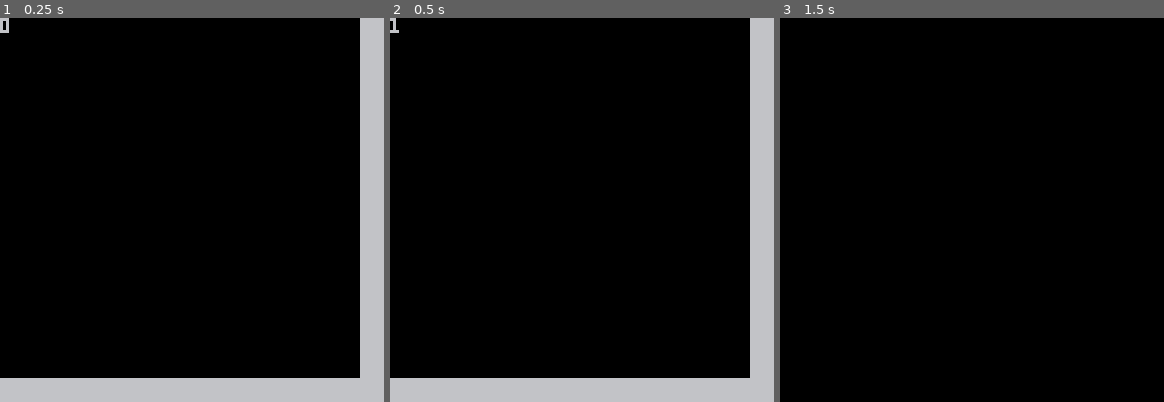
Above: before the commit, frames 1-3 (left to right).
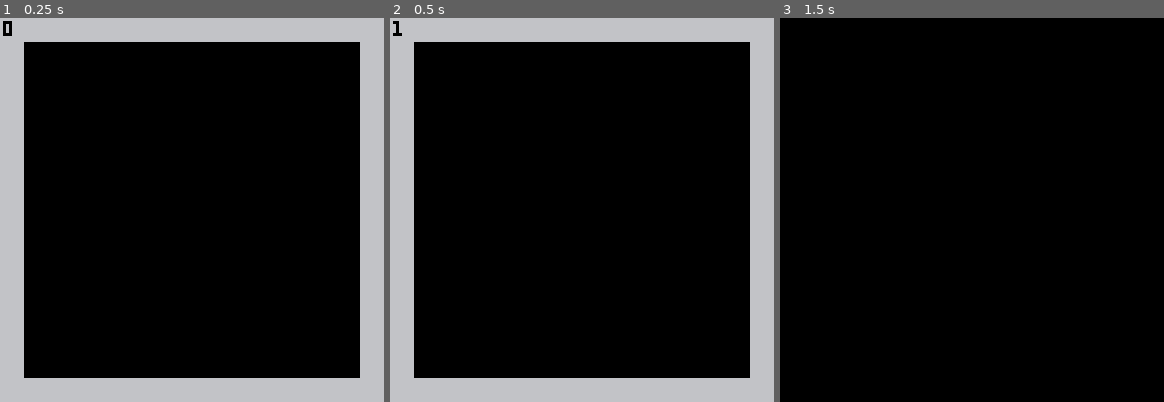
Above: after the commit, the same moments.

Repository: alxgnon/pico-8
Game: PICO-8 cartridge nack.p8
The game is run twice, just before and just after one commit, with the same random seed, the same clock (stepped at 60 frames per second) and the same inputs.
Inputs:
- Up to frame 1 (0.25 s): no input
- Up to frame 2 (0.5 s): tap O (Z key) at 0.33 s
- Up to frame 3 (1.5 s): tap O (Z key) at 0.7, 1.43 s; tap X (X key) at 1.07 s

The runs differ from the first frame. In frame 1, 11% of the frame differs, in the area x 0-94%, y 0-94%; in frame 2, 11%; in frame 3, nothing differs.

Commit message:
nack: thick grid

Diff:
--- a/nack.p8
+++ b/nack.p8
@@ -10,15 +10,15 @@
 	for x = 0,16 do
 		for y = 0,16 do
 			local f = mget(rx+x, ry+y)
-				if fget(f, 0) then
-					add(a.bads, {
-						f = f,
-						x = x*8,
-						y = y*8
-					})
-				end
+			if fget(f, 0) then
+				add(a.bads, {
+					f = f,
+					x = x*8,
+					y = y*8
+				})
 			end
 		end
+	end
 end
 
 function room.move()
@@ -51,8 +51,8 @@
 
 function select.draw(a)
 	local x, y = a:coords()
-	print(a.n)
 	map(x, y, 0, 0, 16, 16)
+	print(a.n, 1, 1, 0)
 end
 
 -- callbacks ==================
@@ -202,35 +202,35 @@
 0000010100000000000000000000000000000000000000000000000000000000000000000000000000000000000000000000000000000000000000000000000000000000000000000000000000000000000000000000000000000000000000000000000000000000000000000000000000000000000000000000000000000000
 0000000000000000000000000000000000000000000000000000000000000000000000000000000000000000000000000000000000000000000000000000000000000000000000000000000000000000000000000000000000000000000000000000000000000000000000000000000000000000000000000000000000000000
 __map__
-0000000000000000000000000000000100000000000000000000000000000001000000000000000000000000000000010000000000000000000000000000000100000000000000000000000000000001000000000000000000000000000000010000000000000000000000000000000100000000000000000000000000000001
-0000000000000000000000000000000100000000000000000000000000000001000000000000000000000000000000010000000000000000000000000000000100000000000000000000000000000001000000000000000000000000000000010000000000000000000000000000000100000000000000000000000000000001
-0000000000000000000000000000000100000000000000000000000000000001000000000000000000000000000000010000000000000000000000000000000100000000000000000000000000000001000000000000000000000000000000010000000000000000000000000000000100000000000000000000000000000001
-0000000000000000000000000000000100000000000000000000000000000001000000000000000000000000000000010000000000000000000000000000000100000000000000000000000000000001000000000000000000000000000000010000000000000000000000000000000100000000000000000000000000000001
-0000000000000000000000000000000100000000000000000000000000000001000000000000000000000000000000010000000000000000000000000000000100000000000000000000000000000001000000000000000000000000000000010000000000000000000000000000000100000000000000000000000000000001
-0000000000000000000000000000000100000000000000000000000000000001000000000000000000000000000000010000000000000000000000000000000100000000000000000000000000000001000000000000000000000000000000010000000000000000000000000000000100000000000000000000000000000001
-0000000000000000000000000000000100000000000000000000000000000001000000000000000000000000000000010000000000000000000000000000000100000000000000000000000000000001000000000000000000000000000000010000000000000000000000000000000100000000000000000000000000000001
-0000000000000000000000000000000100000000000000000000000000000001000000000000000000000000000000010000000000000000000000000000000100000000000000000000000000000001000000000000000000000000000000010000000000000000000000000000000100000000000000000000000000000001
-0000000000000000000000000000000100000000000000000000000000000001000000000000000000000000000000010000000000000000000000000000000100000000000000000000000000000001000000000000000000000000000000010000000000000000000000000000000100000000000000000000000000000001
-0000000000000000000000000000000100000000000000000000000000000001000000000000000000000000000000010000000000000000000000000000000100000000000000000000000000000001000000000000000000000000000000010000000000000000000000000000000100000000000000000000000000000001
-0000000000000000000000000000000100000000000000000000000000000001000000000000000000000000000000010000000000000000000000000000000100000000000000000000000000000001000000000000000000000000000000010000000000000000000000000000000100000000000000000000000000000001
-0000000000000000000000000000000100000000000000000000000000000001000000000000000000000000000000010000000000000000000000000000000100000000000000000000000000000001000000000000000000000000000000010000000000000000000000000000000100000000000000000000000000000001
-0000000000000000000000000000000100000000000000000000000000000001000000000000000000000000000000010000000000000000000000000000000100000000000000000000000000000001000000000000000000000000000000010000000000000000000000000000000100000000000000000000000000000001
-0000000000000000000000000000000100000000000000000000000000000001000000000000000000000000000000010000000000000000000000000000000100000000000000000000000000000001000000000000000000000000000000010000000000000000000000000000000100000000000000000000000000000001
-0000000000000000000000000000000100000000000000000000000000000001000000000000000000000000000000010000000000000000000000000000000100000000000000000000000000000001000000000000000000000000000000010000000000000000000000000000000100000000000000000000000000000001
-0101010101010101010101010101010101010101010101010101010101010101010101010101010101010101010101010101010101010101010101010101010101010101010101010101010101010101010101010101010101010101010101010101010101010101010101010101010101010101010101010101010101010101
-0000000000000000000000000000000100000000000000000000000000000001000000000000000000000000000000010000000000000000000000000000000100000000000000000000000000000001000000000000000000000000000000010000000000000000000000000000000100000000000000000000000000000001
-0000000000000000000000000000000100000000000000000000000000000001000000000000000000000000000000010000000000000000000000000000000100000000000000000000000000000001000000000000000000000000000000010000000000000000000000000000000100000000000000000000000000000001
-0000000000000000000000000000000100000000000000000000000000000001000000000000000000000000000000010000000000000000000000000000000100000000000000000000000000000001000000000000000000000000000000010000000000000000000000000000000100000000000000000000000000000001
-0000000000000000000000000000000100000000000000000000000000000001000000000000000000000000000000010000000000000000000000000000000100000000000000000000000000000001000000000000000000000000000000010000000000000000000000000000000100000000000000000000000000000001
-0000000000000000000000000000000100000000000000000000000000000001000000000000000000000000000000010000000000000000000000000000000100000000000000000000000000000001000000000000000000000000000000010000000000000000000000000000000100000000000000000000000000000001
-0000000000000000000000000000000100000000000000000000000000000001000000000000000000000000000000010000000000000000000000000000000100000000000000000000000000000001000000000000000000000000000000010000000000000000000000000000000100000000000000000000000000000001
-0000000000000000000000000000000100000000000000000000000000000001000000000000000000000000000000010000000000000000000000000000000100000000000000000000000000000001000000000000000000000000000000010000000000000000000000000000000100000000000000000000000000000001
-0000000000000000000000000000000100000000000000000000000000000001000000000000000000000000000000010000000000000000000000000000000100000000000000000000000000000001000000000000000000000000000000010000000000000000000000000000000100000000000000000000000000000001
-0000000000000000000000000000000100000000000000000000000000000001000000000000000000000000000000010000000000000000000000000000000100000000000000000000000000000001000000000000000000000000000000010000000000000000000000000000000100000000000000000000000000000001
-0000000000000000000000000000000100000000000000000000000000000001000000000000000000000000000000010000000000000000000000000000000100000000000000000000000000000001000000000000000000000000000000010000000000000000000000000000000100000000000000000000000000000001
-0000000000000000000000000000000100000000000000000000000000000001000000000000000000000000000000010000000000000000000000000000000100000000000000000000000000000001000000000000000000000000000000010000000000000000000000000000000100000000000000000000000000000001
-0000000000000000000000000000000100000000000000000000000000000001000000000000000000000000000000010000000000000000000000000000000100000000000000000000000000000001000000000000000000000000000000010000000000000000000000000000000100000000000000000000000000000001
-0000000000000000000000000000000100000000000000000000000000000001000000000000000000000000000000010000000000000000000000000000000100000000000000000000000000000001000000000000000000000000000000010000000000000000000000000000000100000000000000000000000000000001
-0000000000000000000000000000000100000000000000000000000000000001000000000000000000000000000000010000000000000000000000000000000100000000000000000000000000000001000000000000000000000000000000010000000000000000000000000000000100000000000000000000000000000001
-0000000000000000000000000000000100000000000000000000000000000001000000000000000000000000000000010000000000000000000000000000000100000000000000000000000000000001000000000000000000000000000000010000000000000000000000000000000100000000000000000000000000000001
-0101010101010101010101010101010101010101010101010101010101010101010101010101010101010101010101010101010101010101010101010101010101010101010101010101010101010101010101010101010101010101010101010101010101010101010101010101010101010101010101010101010101010101
+0101010101010101010101010101010101010101010101010101010101010101010101010101010101010101010101010101010101010101010101010101010101010101010101010101010101010101010101010101010101010101010101010101010101010101010101010101010101010101010101010101010101010101
+0100000000000000000000000000000101000000000000000000000000000001010000000000000000000000000000010100000000000000000000000000000101000000000000000000000000000001010000000000000000000000000000010100000000000000000000000000000101000000000000000000000000000001
+0100000000000000000000000000000101000000000000000000000000000001010000000000000000000000000000010100000000000000000000000000000101000000000000000000000000000001010000000000000000000000000000010100000000000000000000000000000101000000000000000000000000000001
+0100000000000000000000000000000101000000000000000000000000000001010000000000000000000000000000010100000000000000000000000000000101000000000000000000000000000001010000000000000000000000000000010100000000000000000000000000000101000000000000000000000000000001
+0100000000000000000000000000000101000000000000000000000000000001010000000000000000000000000000010100000000000000000000000000000101000000000000000000000000000001010000000000000000000000000000010100000000000000000000000000000101000000000000000000000000000001
+0100000000000000000000000000000101000000000000000000000000000001010000000000000000000000000000010100000000000000000000000000000101000000000000000000000000000001010000000000000000000000000000010100000000000000000000000000000101000000000000000000000000000001
+0100000000000000000000000000000101000000000000000000000000000001010000000000000000000000000000010100000000000000000000000000000101000000000000000000000000000001010000000000000000000000000000010100000000000000000000000000000101000000000000000000000000000001
+0100000000000000000000000000000101000000000000000000000000000001010000000000000000000000000000010100000000000000000000000000000101000000000000000000000000000001010000000000000000000000000000010100000000000000000000000000000101000000000000000000000000000001
+0100000000000000000000000000000101000000000000000000000000000001010000000000000000000000000000010100000000000000000000000000000101000000000000000000000000000001010000000000000000000000000000010100000000000000000000000000000101000000000000000000000000000001
+0100000000000000000000000000000101000000000000000000000000000001010000000000000000000000000000010100000000000000000000000000000101000000000000000000000000000001010000000000000000000000000000010100000000000000000000000000000101000000000000000000000000000001
+0100000000000000000000000000000101000000000000000000000000000001010000000000000000000000000000010100000000000000000000000000000101000000000000000000000000000001010000000000000000000000000000010100000000000000000000000000000101000000000000000000000000000001
+0100000000000000000000000000000101000000000000000000000000000001010000000000000000000000000000010100000000000000000000000000000101000000000000000000000000000001010000000000000000000000000000010100000000000000000000000000000101000000000000000000000000000001
+0100000000000000000000000000000101000000000000000000000000000001010000000000000000000000000000010100000000000000000000000000000101000000000000000000000000000001010000000000000000000000000000010100000000000000000000000000000101000000000000000000000000000001
+0100000000000000000000000000000101000000000000000000000000000001010000000000000000000000000000010100000000000000000000000000000101000000000000000000000000000001010000000000000000000000000000010100000000000000000000000000000101000000000000000000000000000001
+0100000000000000000000000000000101000000000000000000000000000001010000000000000000000000000000010100000000000000000000000000000101000000000000000000000000000001010000000000000000000000000000010100000000000000000000000000000101000000000000000000000000000001
+0101010101010101010101010101010101010101010101010101010101010101010101010101010101010101010101010101010101010101010101010101010101010101010101010101010101010101010101010101010101010101010101010101010101010101010101010101010101010101010101010101010101010101
+0101010101010101010101010101010101010101010101010101010101010101010101010101010101010101010101010101010101010101010101010101010101010101010101010101010101010101010101010101010101010101010101010101010101010101010101010101010101010101010101010101010101010101
+0100000000000000000000000000000101000000000000000000000000000001010000000000000000000000000000010100000000000000000000000000000101000000000000000000000000000001010000000000000000000000000000010100000000000000000000000000000101000000000000000000000000000001
+0100000000000000000000000000000101000000000000000000000000000001010000000000000000000000000000010100000000000000000000000000000101000000000000000000000000000001010000000000000000000000000000010100000000000000000000000000000101000000000000000000000000000001
+0100000000000000000000000000000101000000000000000000000000000001010000000000000000000000000000010100000000000000000000000000000101000000000000000000000000000001010000000000000000000000000000010100000000000000000000000000000101000000000000000000000000000001
+0100000000000000000000000000000101000000000000000000000000000001010000000000000000000000000000010100000000000000000000000000000101000000000000000000000000000001010000000000000000000000000000010100000000000000000000000000000101000000000000000000000000000001
+0100000000000000000000000000000101000000000000000000000000000001010000000000000000000000000000010100000000000000000000000000000101000000000000000000000000000001010000000000000000000000000000010100000000000000000000000000000101000000000000000000000000000001
+0100000000000000000000000000000101000000000000000000000000000001010000000000000000000000000000010100000000000000000000000000000101000000000000000000000000000001010000000000000000000000000000010100000000000000000000000000000101000000000000000000000000000001
+0100000000000000000000000000000101000000000000000000000000000001010000000000000000000000000000010100000000000000000000000000000101000000000000000000000000000001010000000000000000000000000000010100000000000000000000000000000101000000000000000000000000000001
+0100000000000000000000000000000101000000000000000000000000000001010000000000000000000000000000010100000000000000000000000000000101000000000000000000000000000001010000000000000000000000000000010100000000000000000000000000000101000000000000000000000000000001
+0100000000000000000000000000000101000000000000000000000000000001010000000000000000000000000000010100000000000000000000000000000101000000000000000000000000000001010000000000000000000000000000010100000000000000000000000000000101000000000000000000000000000001
+0100000000000000000000000000000101000000000000000000000000000001010000000000000000000000000000010100000000000000000000000000000101000000000000000000000000000001010000000000000000000000000000010100000000000000000000000000000101000000000000000000000000000001
+0100000000000000000000000000000101000000000000000000000000000001010000000000000000000000000000010100000000000000000000000000000101000000000000000000000000000001010000000000000000000000000000010100000000000000000000000000000101000000000000000000000000000001
+0100000000000000000000000000000101000000000000000000000000000001010000000000000000000000000000010100000000000000000000000000000101000000000000000000000000000001010000000000000000000000000000010100000000000000000000000000000101000000000000000000000000000001
+0100000000000000000000000000000101000000000000000000000000000001010000000000000000000000000000010100000000000000000000000000000101000000000000000000000000000001010000000000000000000000000000010100000000000000000000000000000101000000000000000000000000000001
+0100000000000000000000000000000101000000000000000000000000000001010000000000000000000000000000010100000000000000000000000000000101000000000000000000000000000001010000000000000000000000000000010100000000000000000000000000000101000000000000000000000000000001
+0101010101010101010101010101010101010101010101010101010101010101010101010101010101010101010101010101010101010101010101010101010101010101010101010101010101010101010101010101010101010101010101010101010101010101010101010101010101010101010101010101010101010101
Not shown, changed: 60 lines of the sprite sheet (__gfx__) section of nack.p8
